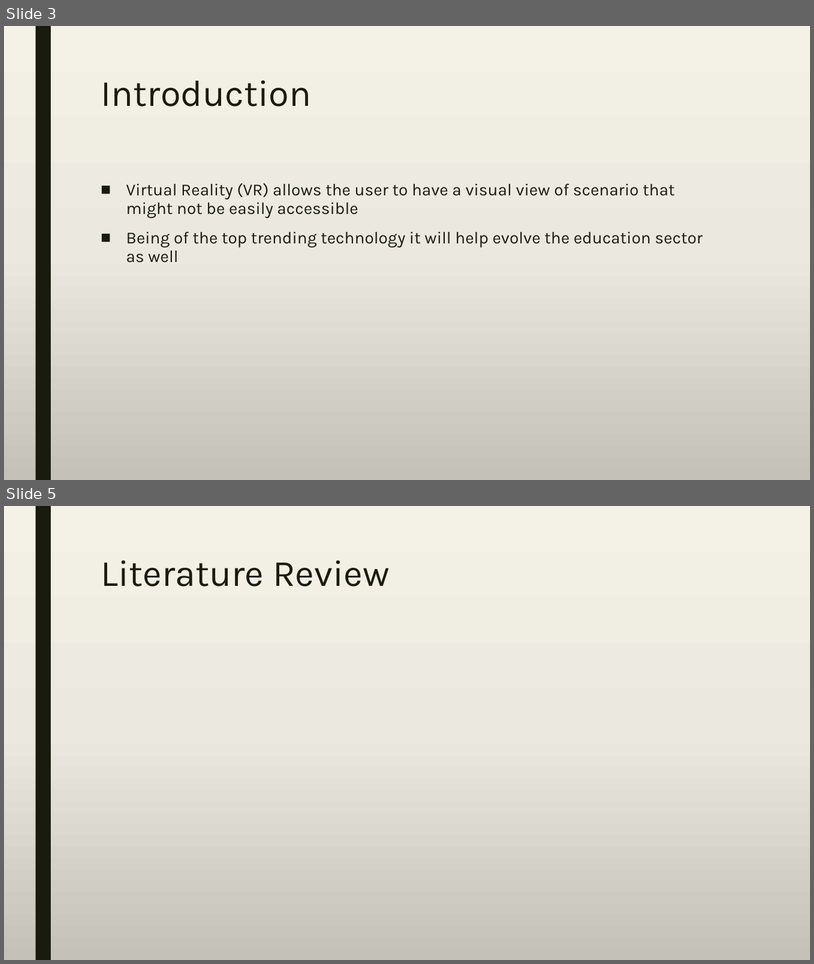
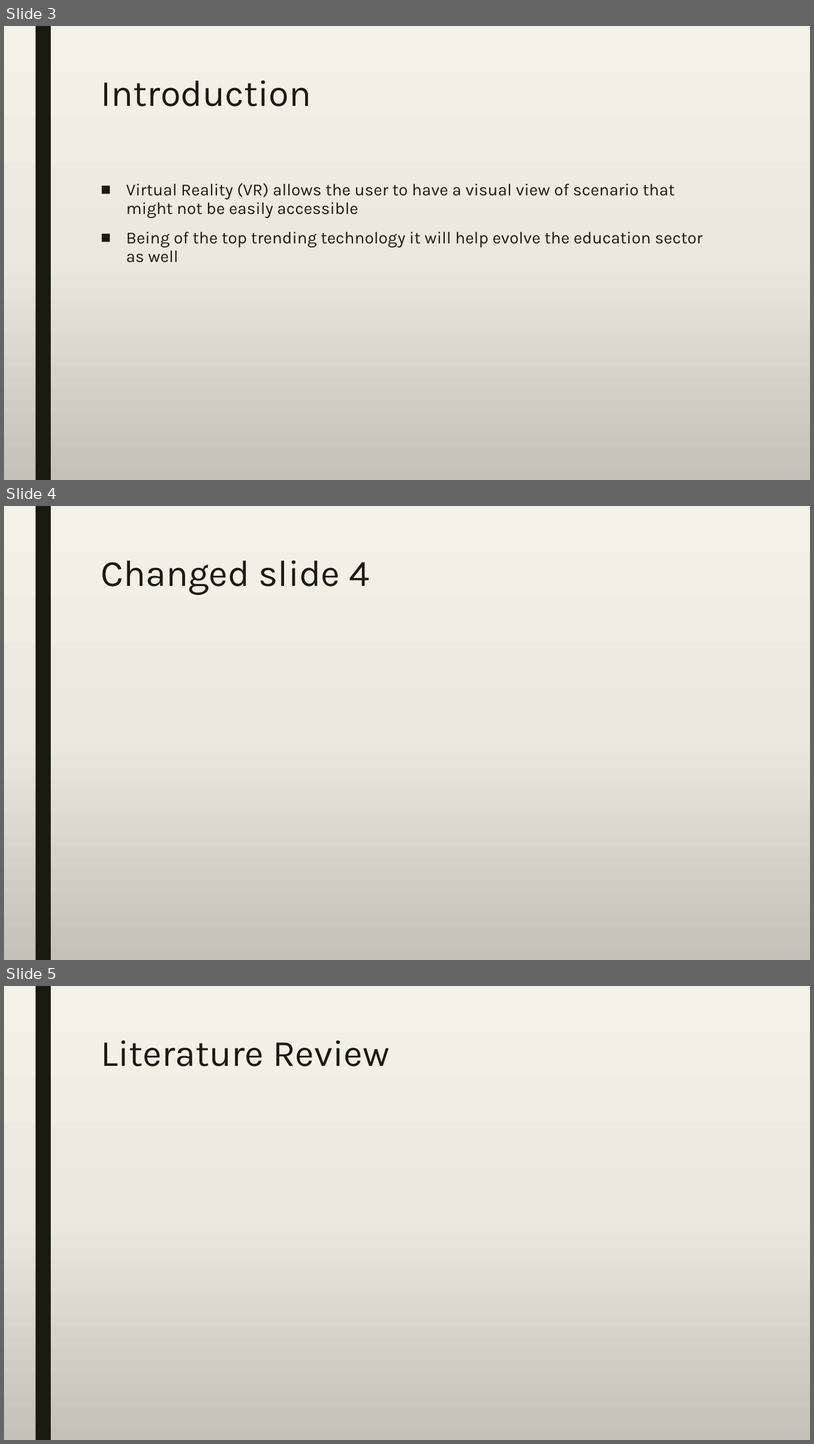
Before and after one commit to A-3li/Capstone, a slide deck: Capstone.pptx. Shown one above the other, each under a label of ours: slides 3 and 5 before the commit, slides 3, 4 and 5 after it; the slides between them are not shown. The pictures are 814x964 and 814x1444 pixels, drawn with LibreOffice and Linux fonts; fonts in the diff are those of the drawing. Boxes give left, top, right and bottom in pixels: in the first picture for what was removed or moved away, otherwise in the second. Text is boxed around its words. In the diff, an @@ line names an element or a change of style, - is before the commit and + after.

```diff
--- a/Capstone.pptx
+++ b/Capstone.pptx
@@ slide 4 added at bbox=[4, 506, 810, 960], background gradient #F4F2E7 to #EBEAE0 to #C4C3B9; not listed: 1 template element that a slide beside it also shows @@
@@ title added at bbox=[101, 560, 369, 595], 44 pt, text #191B0E @@
+Changed slide 4
```
Also in this commit, not shown: 1 slide removed.
